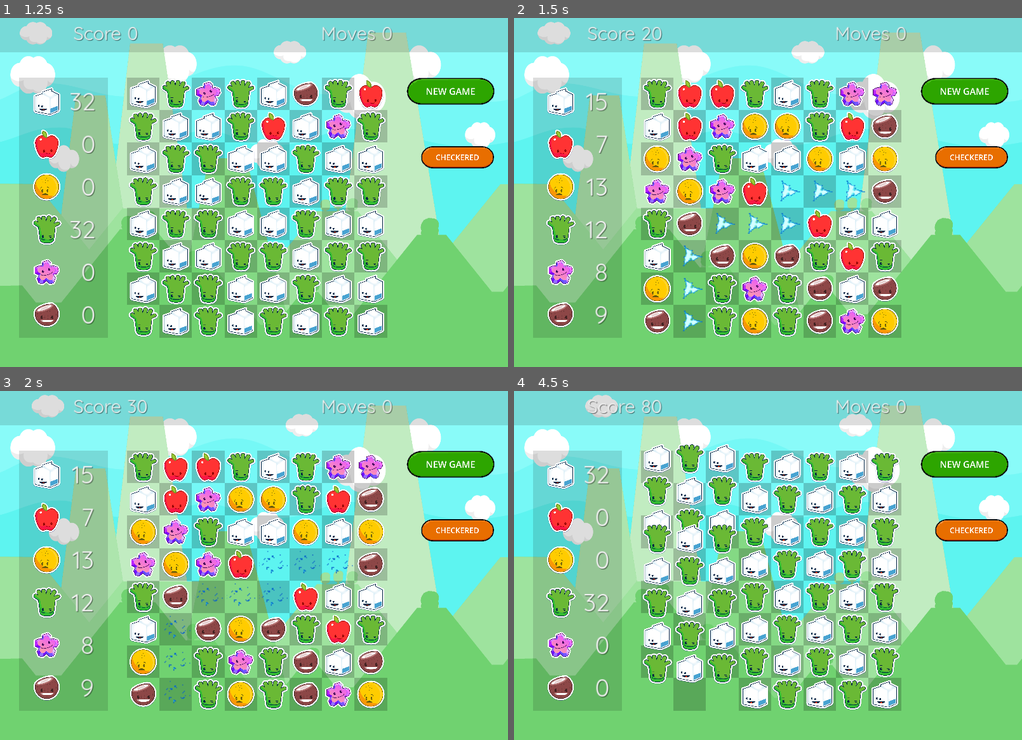
Above: before the commit, frames 1-4 (two rows, left to right).
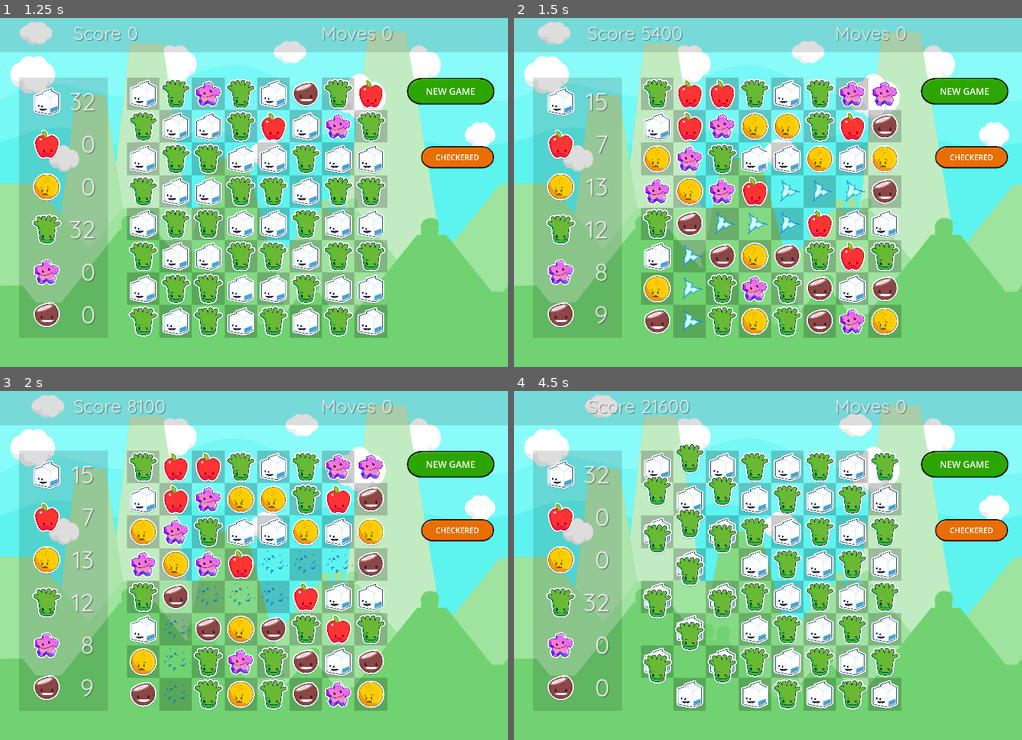
Above: after the commit, the same moments.

Repository: gitbrent/godot-match-3
Game: Godot game, scene res://game/game.tscn
Same seed, same stepped clock (60 frames per second), same inputs: the game is played once before the commit and once after it.
Inputs:
- Up to frame 1 (1.25 s): click "CHECKERED" at 0.5 s
- Up to frame 2 (1.5 s): click "NEW GAME" at 1.25 s
- Up to frame 3 (2 s): no input
- Up to frame 4 (4.5 s): click "NEW GAME" at 2 s; click "CHECKERED" at 2.75 s; click "NEW GAME" at 3.5 s; click "CHECKERED" at 4.25 s

Frame 1 is identical in both runs. In frame 2, 0.2% of the frame differs, in the area x 25-34%, y 2-7%; in frame 3, 0.2%; in frame 4, 4.7%, in the area x 25-44%, y 2-92%.

Commit message:
updated `get_all_matches` to dictionary array result

Diff:
--- a/enums.gd
+++ b/enums.gd
@@ -5,7 +5,7 @@
 const TWEEN_TIME:float = 0.25
 const EXPLODE_DELAY:int = 1
 const SRPITE_POS:Vector2 = Vector2(64,64)
-var current_debug_level = DEBUG_LEVEL.INFO  # Global variable to set the current debug level
+var current_debug_level = DEBUG_LEVEL.DEBUG  # Global variable to set the current debug level
 
 # =========================================================
 
--- a/game_board/GameBoard.gd
+++ b/game_board/GameBoard.gd
@@ -27,14 +27,7 @@
 	fill_grid()
 	fill_hbox()
 	# B: check board after init
-	check_board_explode_matches()
-
-# TODO: feed props to parent controller for display
-func get_gem_props():
-	var brent:Dictionary = {
-		"GREEN": 99
-	}
-	return brent
+	process_game_round()
 
 # =========================================================
 
@@ -113,10 +106,10 @@
 	# Cells are not adjacent
 	return false
 
-func get_all_match_gems() -> Array:
+func get_all_matches() -> Array:
 	var num_columns: int = hbox_container.get_child_count()
 	var num_rows: int = hbox_container.get_child(0).get_child_count()
-	var match_cells: Array = []
+	var matches = []
 
 	# Horizontal Check (check each row)
 	for row in range(num_rows):
@@ -129,14 +122,24 @@
 				streak += 1
 			else:
 				if streak >= 3:
+					var match_cells = []
 					for i in range(match_start, column):
 						match_cells.append(hbox_container.get_child(i).get_child(row))
+					matches.append({
+						"cells": match_cells,
+						"count": streak
+					})
 				streak = 1
 				match_start = column
 				last_color = gem_cell.gem_color
 		if streak >= 3:
+			var match_cells = []
 			for i in range(match_start, num_columns):
 				match_cells.append(hbox_container.get_child(i).get_child(row))
+			matches.append({
+				"cells": match_cells,
+				"count": streak
+			})
 
 	# Vertical Check (check each column)
 	for column in range(num_columns):
@@ -149,16 +152,42 @@
 				streak += 1
 			else:
 				if streak >= 3:
+					var match_cells = []
 					for i in range(match_start, row):
 						match_cells.append(hbox_container.get_child(column).get_child(i))
+					matches.append({
+						"cells": match_cells,
+						"count": streak
+					})
 				streak = 1
 				match_start = row
 				last_color = gem_cell.gem_color
 		if streak >= 3:
+			var match_cells = []
 			for i in range(match_start, num_rows):
 				match_cells.append(hbox_container.get_child(column).get_child(i))
-
-	return match_cells  # Return all matched cells found
+			matches.append({
+				"cells": match_cells,
+				"count": streak
+			})
+
+	return matches
+
+func extract_gem_cells_from_matches(matches: Array) -> Array:
+	var all_gem_cells = []
+	for match in matches:
+		# `match["cells"]` is the array of gem cells for this particular match
+		all_gem_cells += match["cells"]  # Append all cells in this match to the master list
+	return all_gem_cells
+
+func calculate_score_for_matches(matches: Array) -> int:
+	var score = 0
+	for match in matches:
+		var match_length = match["count"]
+		# Define scoring logic, e.g., exponential growth for larger matches
+		var match_score = match_length * match_length  # Example: score grows quadratically with match length
+		score += match_score * 100
+	return score
 
 # STEP 1: Handle input (=capture first & second selection), swap gems
 # @desc: calls `swap_gem_cells()` when 2 cells selected and are adjacent
@@ -261,28 +290,43 @@
 
 	# C: once all tweens complete, check board
 	if tweens_running_cnt == 0:
-		check_board_explode_matches()
+		process_game_round()
 
 # STEP 4: Check board, then explode first match found... (repeat until exhausted)
 
-func check_board_explode_matches():
-	Enums.debug_print("[check_board_explode_matches]: =====================================", Enums.DEBUG_LEVEL.INFO)
-	Enums.debug_print("[check_board_explode_matches]: CHECKING BOARD...                    ", Enums.DEBUG_LEVEL.INFO)
-	Enums.debug_print("[check_board_explode_matches]: =====================================", Enums.DEBUG_LEVEL.INFO)
-
-	# TDDO: WIP: this will change once we start exploding all at once
-	board_props_score += 10
+func process_game_round():
+	Enums.debug_print("[process_game_round]: =====================================", Enums.DEBUG_LEVEL.INFO)
+	Enums.debug_print("[process_game_round]: CHECKING BOARD...                    ", Enums.DEBUG_LEVEL.INFO)
+	Enums.debug_print("[process_game_round]: =====================================", Enums.DEBUG_LEVEL.INFO)
+
+	# A:
+	# EX:
+	# matches[
+	#   {
+	#     "cells":["@Control@112:<Control#89338678177>","@Control@113:<Control#90143984570>","@Control@114:<Control#90949290963>"],
+	#     "count":3},
+	#   {
+	#     "cells":["@Control@119:<Control#95781129321>","@Control@120:<Control#96586435714>","@Control@121:<Control#97391742107>"],
+	#     "count":3
+	#   }
+	#]
+	var matches = get_all_matches()
+	var gem_cells = extract_gem_cells_from_matches(matches)
+	Enums.debug_print("[process_game_round]: matches.. = "+JSON.stringify(matches), Enums.DEBUG_LEVEL.DEBUG)
+	Enums.debug_print("[process_game_round]: gem_cells = "+str(gem_cells), Enums.DEBUG_LEVEL.DEBUG)
+	if matches.size() > 0 and Enums.current_debug_level == Enums.DEBUG_LEVEL.DEBUG:
+		debug_print_ascii_table(gem_cells)
+
+	# B:
+	var score = calculate_score_for_matches(matches)
+	board_props_score += score
 	emit_signal("props_updated_score", board_props_score)
 
-	# A:
+	# C: Update UI or game state as necessary
 	signal_game_props_count_gems()
 
-	# B:
-	var gem_matches = get_all_match_gems()
-	print(gem_matches)
-	if gem_matches.size() > 0:
-		debug_print_ascii_table(gem_matches)
-	if gem_matches.size() == 0:
+	# D: Handle resuolts: explode matches, or halt
+	if matches.size() == 0:
 		Enums.debug_print("[check_board_explode_matches]: No more matches. Board stable.", Enums.DEBUG_LEVEL.INFO)
 		# A:
 		# B: TODO: check for "NO MORE MOVES"
@@ -296,12 +340,12 @@
 		undo_cell_1 = null
 		undo_cell_2 = null
 		# B: explode matched gems
-		explode_refill_gems(gem_matches)
+		explode_refill_gems(gem_cells)
 
 func explode_refill_gems(gem_cells: Array):
-	Enums.debug_print("[explode_refill_gems........]: ==================================================", Enums.DEBUG_LEVEL.INFO)
-	Enums.debug_print("[explode_refill_gems........]: *EXPLODING* gem_cell count: "+str(gem_cells.size()), Enums.DEBUG_LEVEL.INFO)
-	Enums.debug_print("[explode_refill_gems........]: ==================================================", Enums.DEBUG_LEVEL.INFO)
+	Enums.debug_print("[explode_refill_gems]: !!!!!!!!!!!=======================================", Enums.DEBUG_LEVEL.INFO)
+	Enums.debug_print("[explode_refill_gems]: *EXPLODING* gem_cell count: "+str(gem_cells.size()), Enums.DEBUG_LEVEL.INFO)
+	Enums.debug_print("[explode_refill_gems]: !!!!!!!!!!!=======================================", Enums.DEBUG_LEVEL.INFO)
 	if Enums.current_debug_level == Enums.DEBUG_LEVEL.DEBUG:
 		debug_print_ascii_table(gem_cells)
 
@@ -309,13 +353,14 @@
 	for gem_cell in gem_cells:
 		gem_cell.explode_gem(gem_cell.gem_color)
 
-	# TODO: we wan the gem counts to update faster (they currently update after the animation completes)
+	# TODO: FIXME: gem counts need to update faster (they currently update after the animation completes)!!
 	# seemingly, this would work fine located here but its not - the UI update requires a frame update i guess?
 	signal_game_props_count_gems()
 
+	# B: let explode animation run
 	await get_tree().create_timer(Enums.EXPLODE_DELAY).timeout
 
-	# B: Dictionary to track columns and the number of gems to add in each column
+	# C: Dictionary to track columns and the number of gems to add in each column
 	var columns_to_refill = {}
 	for gem_cell in gem_cells:
 		var column_index = gem_cell.get_parent().get_index()
@@ -333,7 +378,7 @@
 
 	# D:
 	await get_tree().create_timer(Enums.EXPLODE_DELAY).timeout # let refill animations above complete (otherwise new, matching gems would start exploding before they're even in place!)
-	check_board_explode_matches()
+	process_game_round()
 
 func refill_column(column_index: int, highest_exploded_row: int, count_exploded: int):
 	var column = hbox_container.get_child(column_index)
@@ -441,7 +486,7 @@
 			gem_cell.get_child(1).visible = true
 			gem_cell.get_child(1).position = Enums.SRPITE_POS
 	# B:
-	check_board_explode_matches()
+	process_game_round()
 
 func debug_clear_debug_labels():
 	for vbox in hbox_container.get_children():
@@ -474,4 +519,5 @@
 			gem.initialize(Enums.GemColor.GREEN)
 			if (i + j) % 2 == 0:
 				gem.initialize(Enums.GemColor.WHITE)
+				gem.get_child(1).position = Enums.SRPITE_POS
 	signal_game_props_count_gems()
